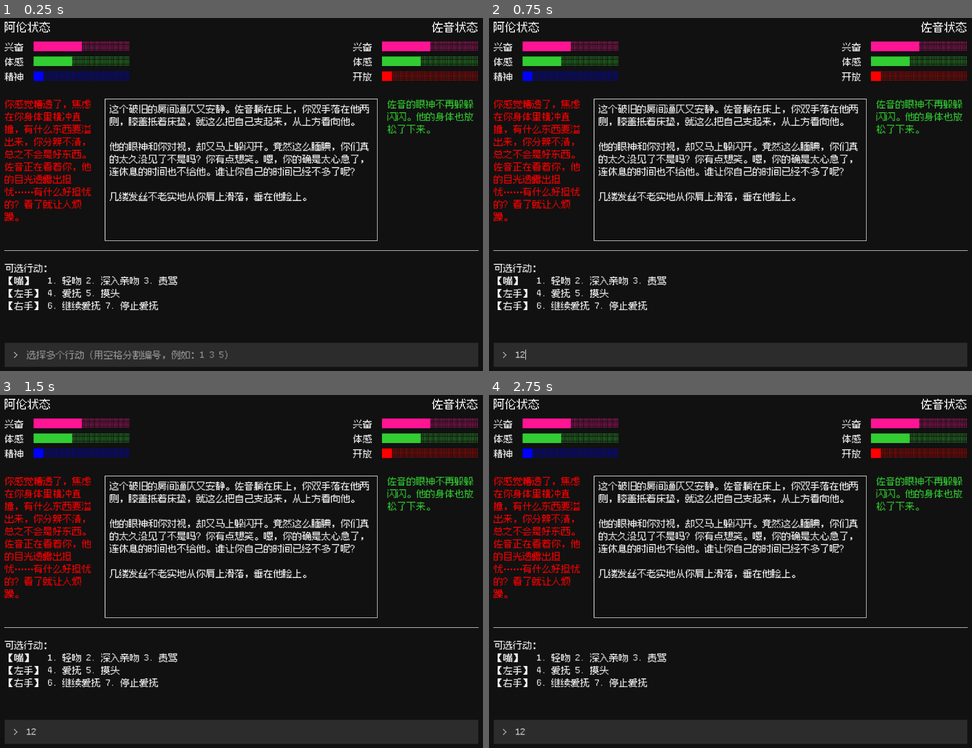
Above: before the commit, frames 1-4 (two rows, left to right).
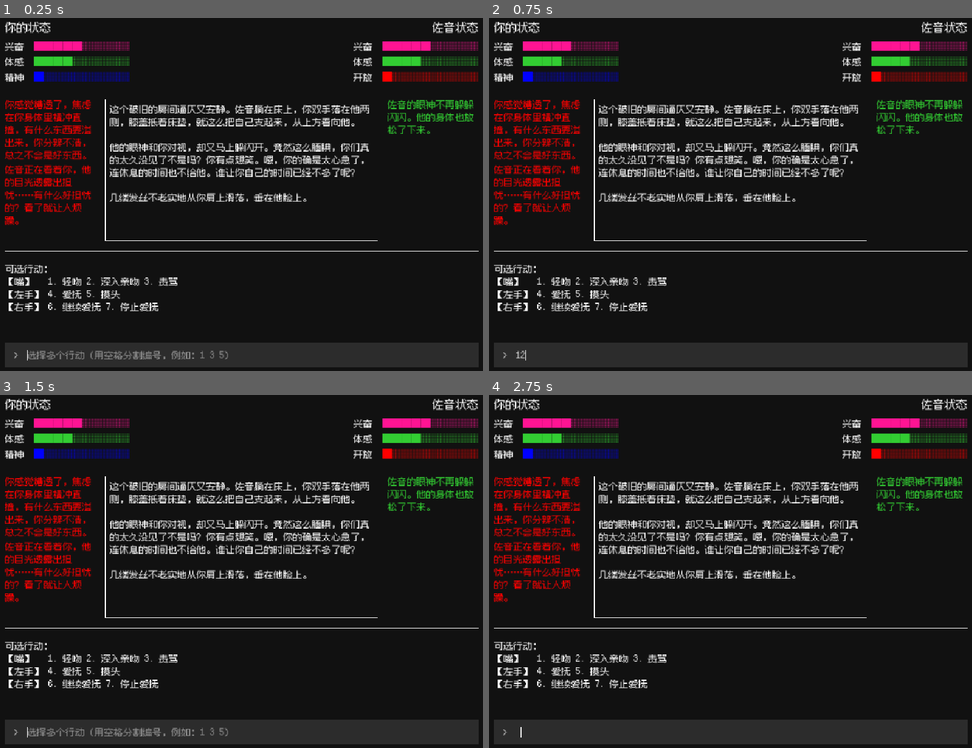
Above: after the commit, the same moments.

Repository: yizhi-sunfish/night518-poc1
Game: Godot game, scene res://scenes/game.tscn
The game is run twice, just before and just after one commit, with the same random seed, the same clock (stepped at 60 frames per second) and the same inputs.
Inputs (mouse positions are in pixels of both pictures, inside the frame that each line leads up to):
- Up to frame 1 (0.25 s): no input
- Up to frame 2 (0.75 s): click (740, 353) at 0.52 s; type "12" at 0.6 s
- Up to frame 3 (1.5 s): tap Enter at 1.25 s
- Up to frame 4 (2.75 s): tap Space at 2 s

The runs differ from the first frame. In frame 1, 13% of the frame differs, in the area x 0-100%, y 1-98%; in frame 2, 13%; in frame 3, 13%; in frame 4, 13%.

Commit message:
2025-04-24 backup; starting to add scripts

Diff:
--- /dev/null
+++ b/data/zh/player.json
@@ -0,0 +1,63 @@
+{
+  "name": "你",
+  "nickname": "阿伦",
+  "state": {
+	"性欲": 60,
+	"体感": 30,
+	"精神": 20,
+	"专注": 100
+  },
+  "bodyParts": {
+	"表情": {
+	  "isOccupied": false,
+	  "currentAction": "",
+	  "isCovered": false
+	},
+	"嘴": {
+	  "isOccupied": false,
+	  "currentAction": "",
+	  "isCovered": false
+	},
+	"左手": {
+	  "isOccupied": false,
+	  "currentAction": "",
+	  "isCovered": false
+	},
+	"右手": {
+	  "isOccupied": false,
+	  "currentAction": "",
+	  "isCovered": false
+	},
+	"阴茎": {
+	  "isOccupied": false,
+	  "currentState": "未勃起",
+	  "currentAction": "",
+	  "isCovered": true
+	},
+	"臀部": {
+	  "isOccupied": false,
+	  "currentState": "未扩张",
+	  "currentAction": "",
+	  "isCovered": true
+	},
+	"胸部": {
+	  "isOccupied": false,
+	  "currentState": "平静",
+	  "currentAction": "",
+	  "isCovered": true
+	}
+  },
+  "clothing": {
+	"高领紧身衣": {
+	  "covers": [
+		"胸部"
+	  ]
+	},
+	"黑色短裤": {
+	  "covers": [
+		"阴茎",
+		"臀部"
+	  ]
+	}
+  }
+}
--- a/project.godot
+++ b/project.godot
@@ -19,6 +19,7 @@
 
 window/size/viewport_width=1024
 window/size/viewport_height=768
+window/stretch/mode="canvas_items"
 
 [rendering]
 
--- a/scenes/game.tscn
+++ b/scenes/game.tscn
@@ -1,6 +1,8 @@
-[gd_scene load_steps=8 format=3 uid="uid://cm8mupih8xceh"]
+[gd_scene load_steps=10 format=3 uid="uid://cm8mupih8xceh"]
 
 [ext_resource type="FontFile" uid="uid://d3v1n54amcu4v" path="res://assets/fonts/fusion-pixel-12px-monospaced-zh_hans.ttf" id="1_uwrxv"]
+[ext_resource type="Script" uid="uid://bav31y8lg4mh2" path="res://scripts/status_bar_label.gd" id="2_lnu2h"]
+[ext_resource type="Script" uid="uid://cptt8lo1wju6o" path="res://scripts/input.gd" id="2_yqjtg"]
 
 [sub_resource type="StyleBoxFlat" id="StyleBoxFlat_8cj0n"]
 bg_color = Color(0.0674377, 0.0674377, 0.0674377, 1)
@@ -75,7 +77,7 @@
 size_flags_stretch_ratio = 0.1
 theme_override_fonts/font = ExtResource("1_uwrxv")
 theme_override_font_sizes/font_size = 24
-text = "阿伦状态"
+text = "你的状态"
 vertical_alignment = 1
 
 [node name="StatusBarContainer" type="VBoxContainer" parent="MainUIMargin/UI/StatusDisplayArea/PlayerStatusContainer"]
@@ -94,6 +96,7 @@
 体感 [color=lime_green] ████░░░░░░[/color]
 精神 [color=blue] █░░░░░░░░░[/color]"
 vertical_alignment = 1
+script = ExtResource("2_lnu2h")
 
 [node name="NpcStatusContainer" type="VBoxContainer" parent="MainUIMargin/UI/StatusDisplayArea"]
 layout_mode = 2
@@ -250,3 +253,7 @@
 theme_override_styles/focus = SubResource("StyleBoxEmpty_lbhrr")
 theme_override_styles/normal = SubResource("StyleBoxEmpty_lnu2h")
 placeholder_text = "选择多个行动（用空格分割编号，例如：1 3 5）"
+keep_editing_on_text_submit = true
+script = ExtResource("2_yqjtg")
+
+[connection signal="text_submitted" from="MainUIMargin/UI/InputArea/InputBox/Input" to="MainUIMargin/UI/InputArea/InputBox/Input" method="_on_text_submitted"]
--- /dev/null
+++ b/scripts/input.gd
@@ -0,0 +1,8 @@
+extends LineEdit
+
+func _ready() -> void:
+	grab_focus()
+
+
+func _on_text_submitted(new_text: String) -> void:
+	clear()
--- /dev/null
+++ b/scripts/status_bar_label.gd
@@ -0,0 +1,16 @@
+extends RichTextLabel
+
+@export var status_bar_length = 12.0
+
+func set_status_bar_label(status_list: Array):
+	var status_text = []
+	for status in status_list:
+		status_text.append( single_status_bar_text(status) )
+	self.text = "\n".join(PackedStringArray(status_text))
+
+# TODO: Add type for status argument
+func single_status_bar_text(status) -> String:
+	var status_bar_count = floor(status.status_value * status_bar_length / 100.0)
+	var status_bar_text = ""
+	status_bar_text += "█".repeat(status_bar_count) + "░".repeat(status_bar_length - status_bar_count)
+	return status.status_name + "： [color=%s]" % status.color + status_bar_text + "[/color] " + str(status.status_value)
--- a/source/char_status_bar_hbox.gd
+++ /dev/null
@@ -1,5 +0,0 @@
-@tool
-extends HBoxContainer
-
-@onready var status_name_label = $StatueNameLabel
-@onready var status_bar_label = $StatusBarLabel
Not shown, added: scripts/input.gd.uid
Not shown, added: scripts/status_bar_label.gd.uid
Not shown, removed: source/char_status_bar_hbox.gd.uid
